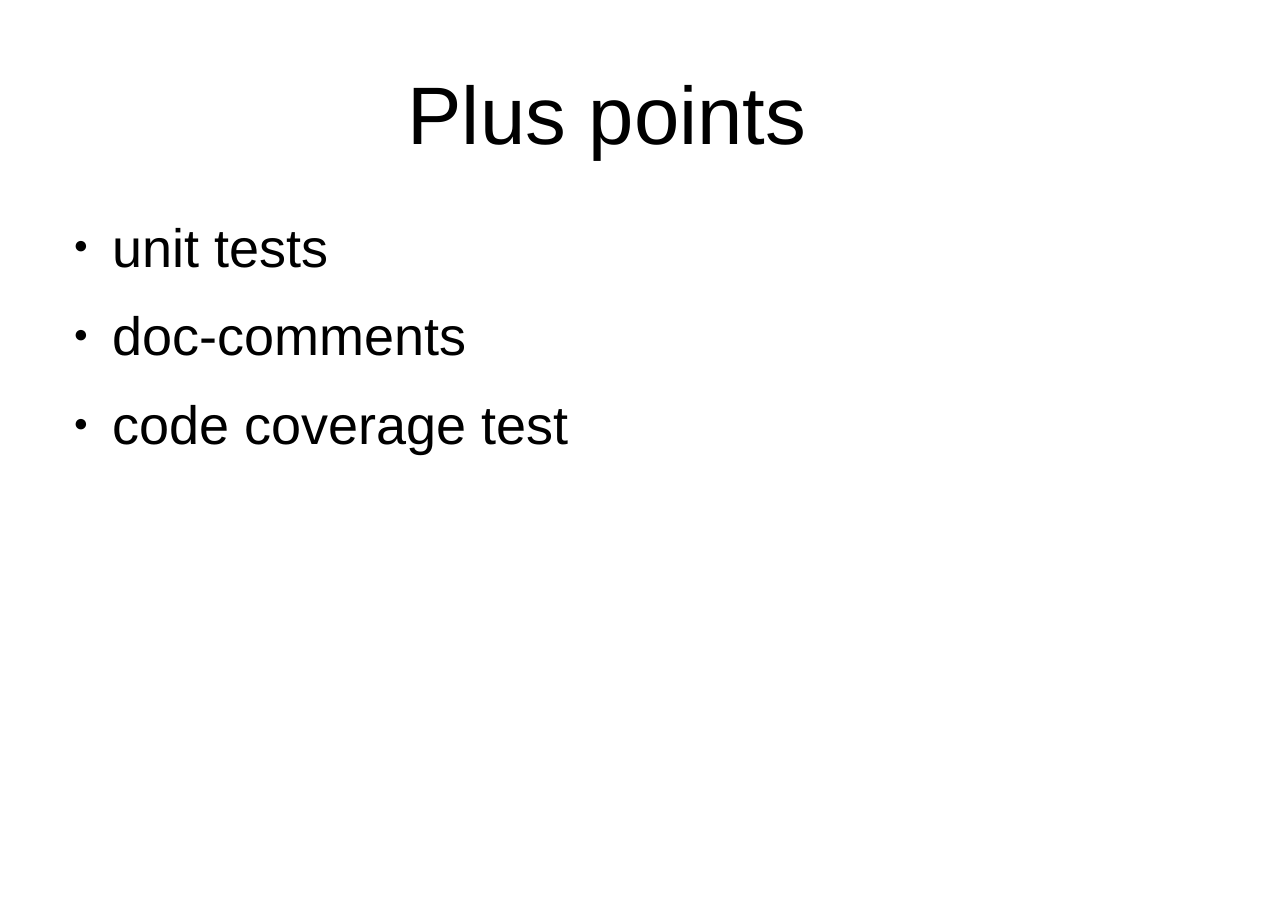
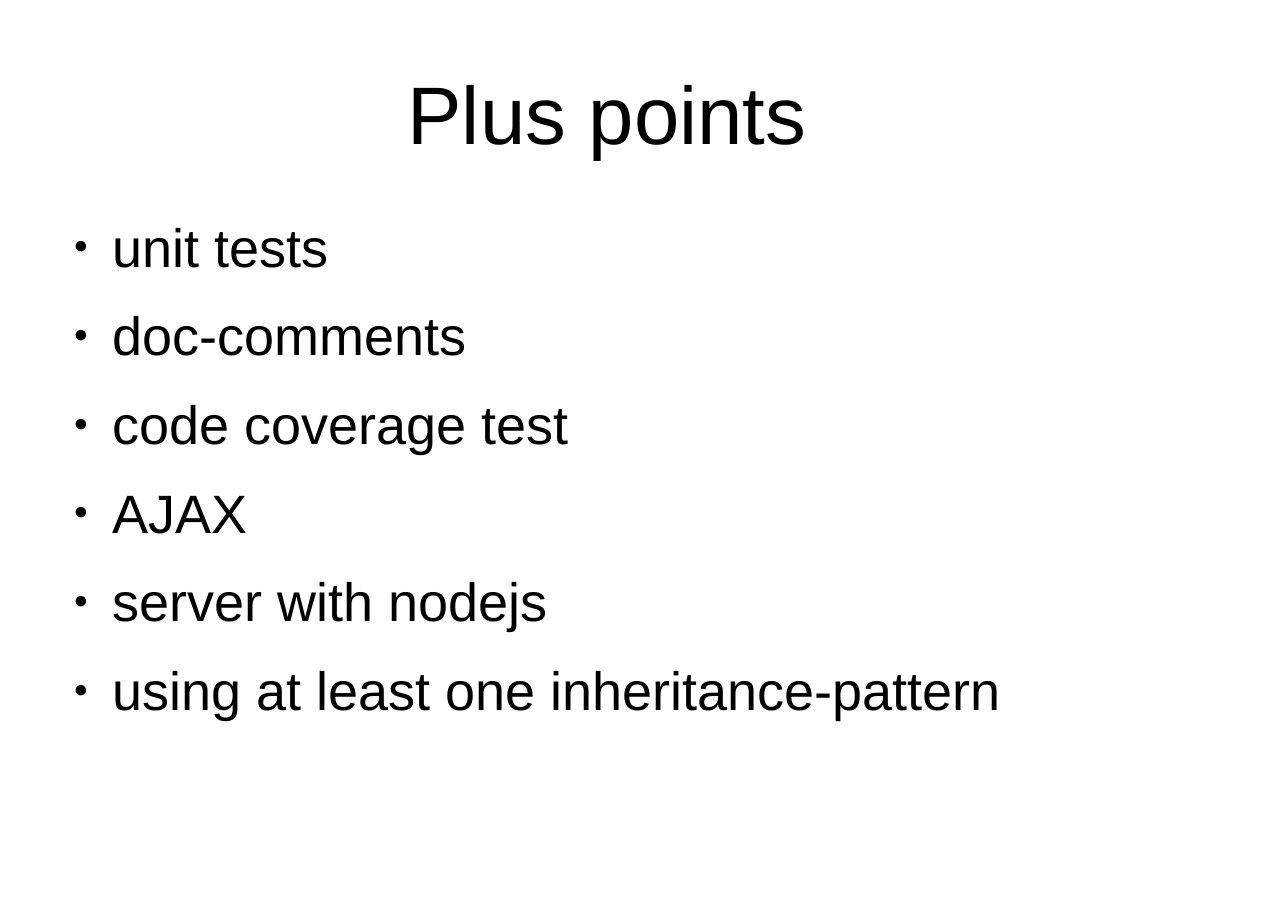
Before and after one commit to peterborkuti/other, a slide deck: slide 108 of JavaScriptBasics/jsbasics-slide.odp (slide 98 before the commit). Drawn at 1288x911 pixels with LibreOffice and Linux fonts; fonts in the diff are those of the drawing; background and template pictures are left out. Boxes give left, top, right and bottom in pixels: in the first picture for what was removed or moved away, otherwise in the second. Text is boxed around its words. In the diff, an @@ line names an element or a change of style, - is before the commit and + after.

```diff
--- a/JavaScriptBasics/jsbasics-slide.odp
+++ b/JavaScriptBasics/jsbasics-slide.odp
@@ text at box(113, 496, 1001, 720): paragraphs added @@
+● AJAX
+● server with nodejs
+● using at least one inheritance-pattern
```
Also in this commit, not shown: 11 other slides changed, 10 slides added, 1 other file.
